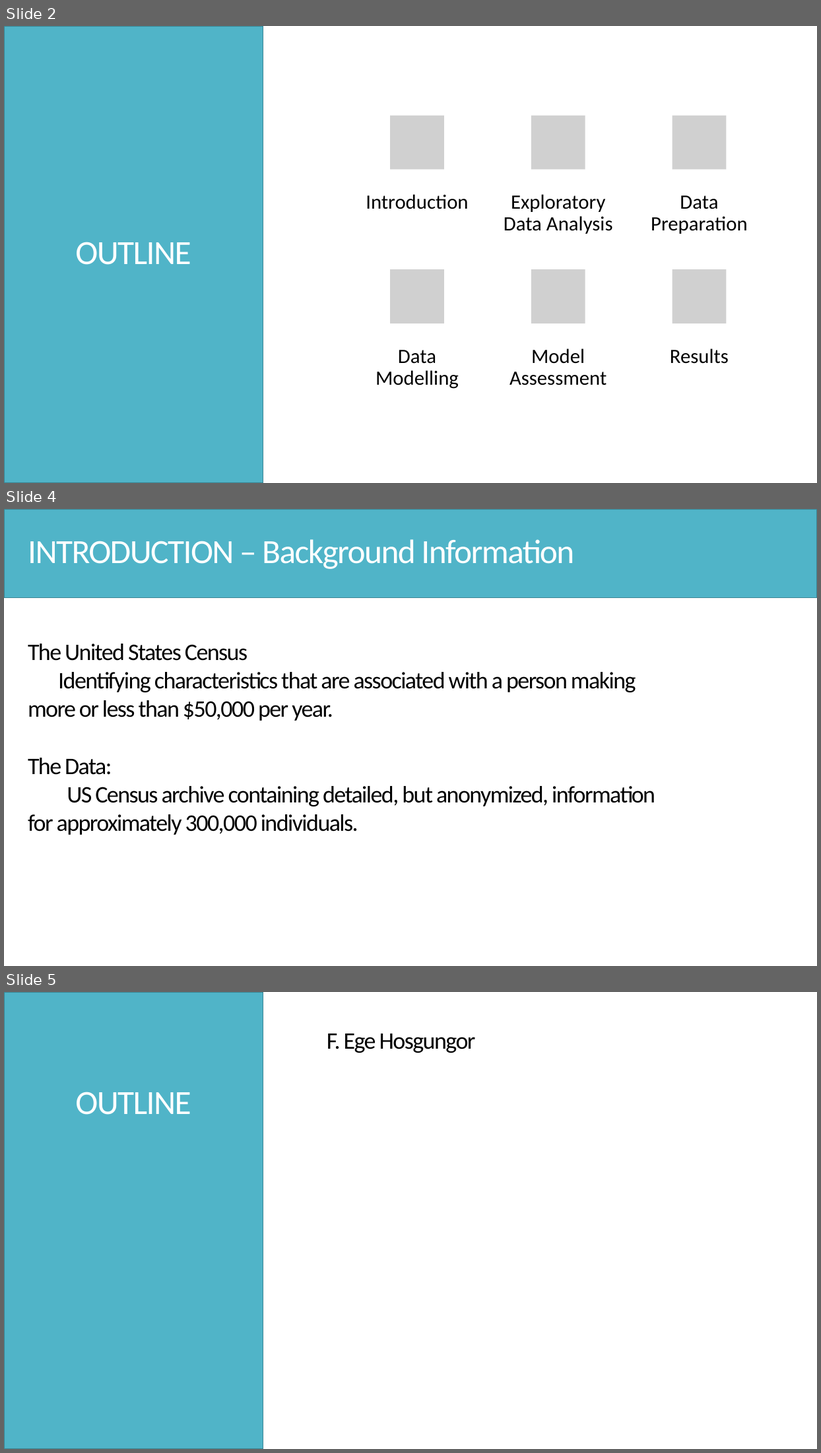
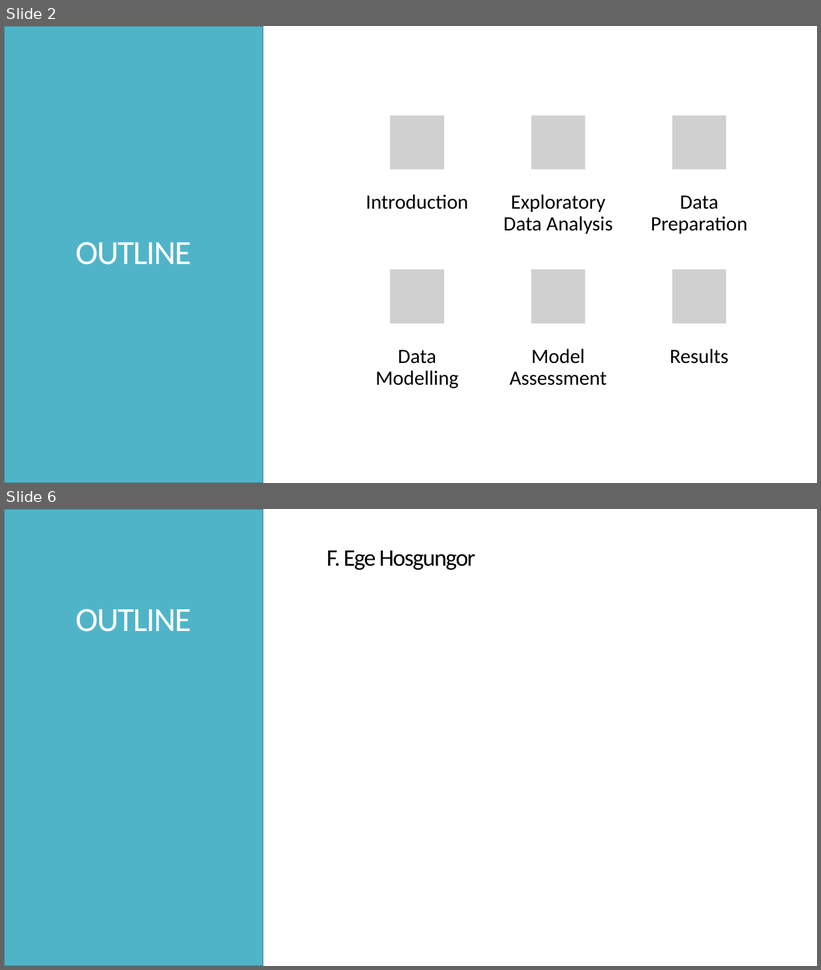
Before and after one commit to Hsgngr/dataiku_income_classification, a slide deck: Task_Presentation.pptx. Shown one above the other, each under a label of ours: slides 2, 4 and 5 before the commit, slides 2 and 6 after it; the slides between them are not shown. The pictures are 821x1453 and 821x970 pixels, drawn with LibreOffice and Linux fonts; fonts in the diff are those of the drawing; grey boxes stand for pictures. Boxes give left, top, right and bottom in pixels: in the first picture for what was removed or moved away, otherwise in the second. Text is boxed around its words. In the diff, an @@ line names an element or a change of style, - is before the commit and + after.

```diff
--- a/Task_Presentation.pptx
+++ b/Task_Presentation.pptx
@@ slide 4 removed at box(4, 509, 817, 966), background #FFFFFF @@
@@ rectangle removed at box(4, 509, 817, 598) @@
@@ text removed at box(28, 539, 574, 569) @@
-INTRODUCTION – Background Information
@@ text removed at box(28, 644, 655, 835) @@
-The United States Census
-Identifying characteristics that are associated with a person making more or less than $50,000 per year.
-The Data:
-US Census archive containing detailed, but anonymized, information for approximately 300,000 individuals.
@@ what was slide 5 is now slide 6 @@
```
Also in this commit, not shown: 1 slide changed, 2 slides added.
